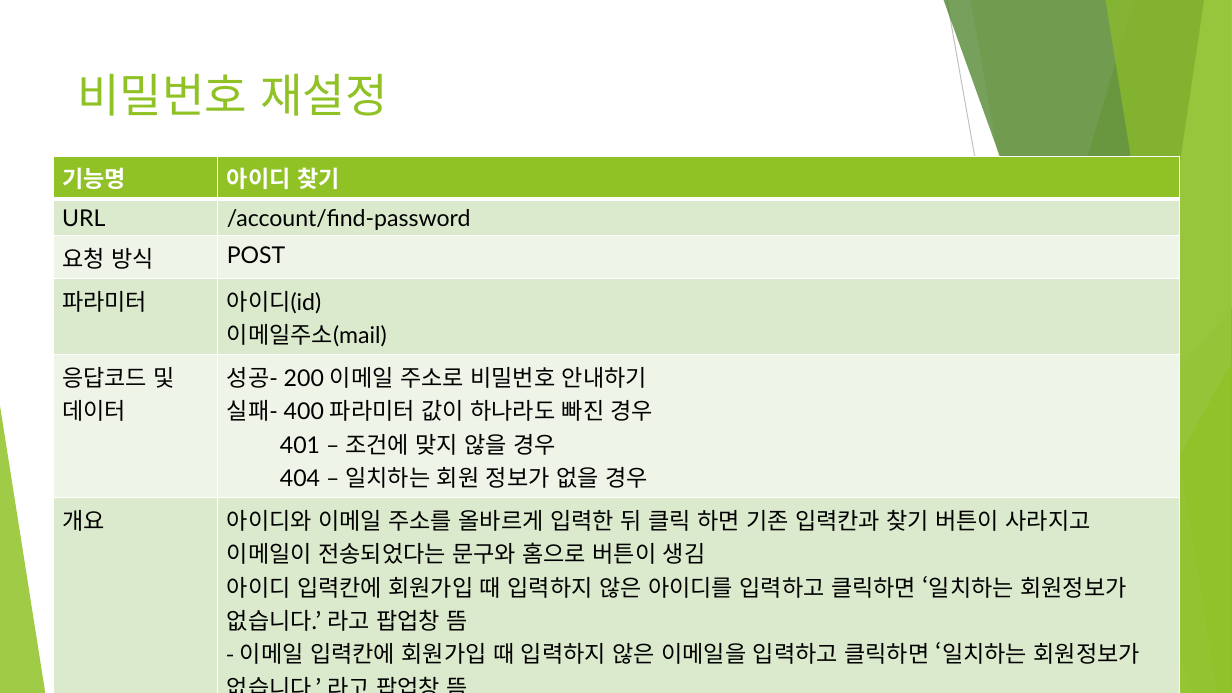
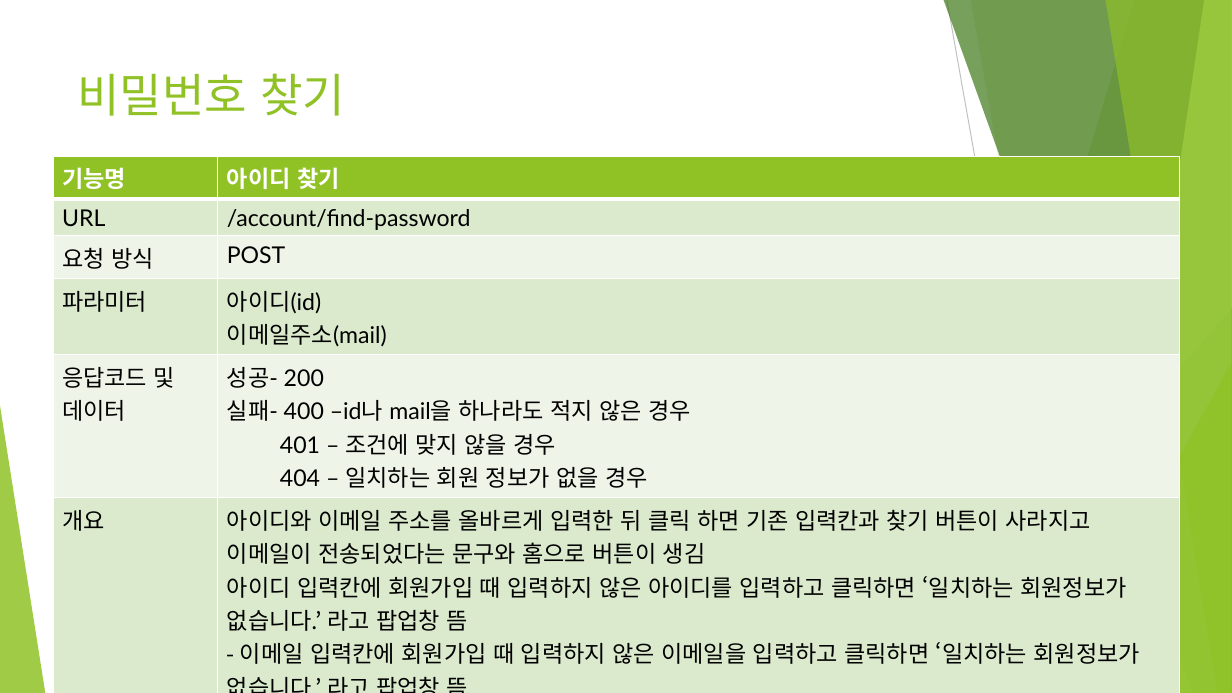
Before and after one commit to ridibooks-web/ridibooks, a slide deck: slide 10 of 리디북스 인터페이스.pptx (slide 9 before the commit). Drawn at 1232x693 pixels with LibreOffice and Linux fonts; fonts in the diff are those of the drawing. Boxes give left, top, right and bottom in pixels: in the first picture for what was removed or moved away, otherwise in the second. Text is boxed around its words. In the diff, an @@ line names an element or a change of style, - is before the commit and + after.

```diff
--- a/리디북스 인터페이스.pptx
+++ b/리디북스 인터페이스.pptx
@@ text at (x1=77, y1=73, x2=345, y2=116): text changed @@
-비밀번호 재설정
+비밀번호 찾기
@@ table at (x1=53, y1=156, x2=1180, y2=683) @@
-row 5, column 2: 성공- 200 이메일 주소로 비밀번호 안내하기 / 실패- 400 파라미터 값이 하나라도 빠진 경우 / 401 – 조건에 맞지 않을 경우 / 404 – 일치하는 회원 정보가 없을 경우
+row 5, column 2: 성공- 200 / 실패- 400 –id나 mail을 하나라도 적지 않은 경우 / 401 – 조건에 맞지 않을 경우 / 404 – 일치하는 회원 정보가 없을 경우
```
Also in this commit, not shown: 13 other slides changed, 4 slides added, 7 slides removed, 1 other file.
